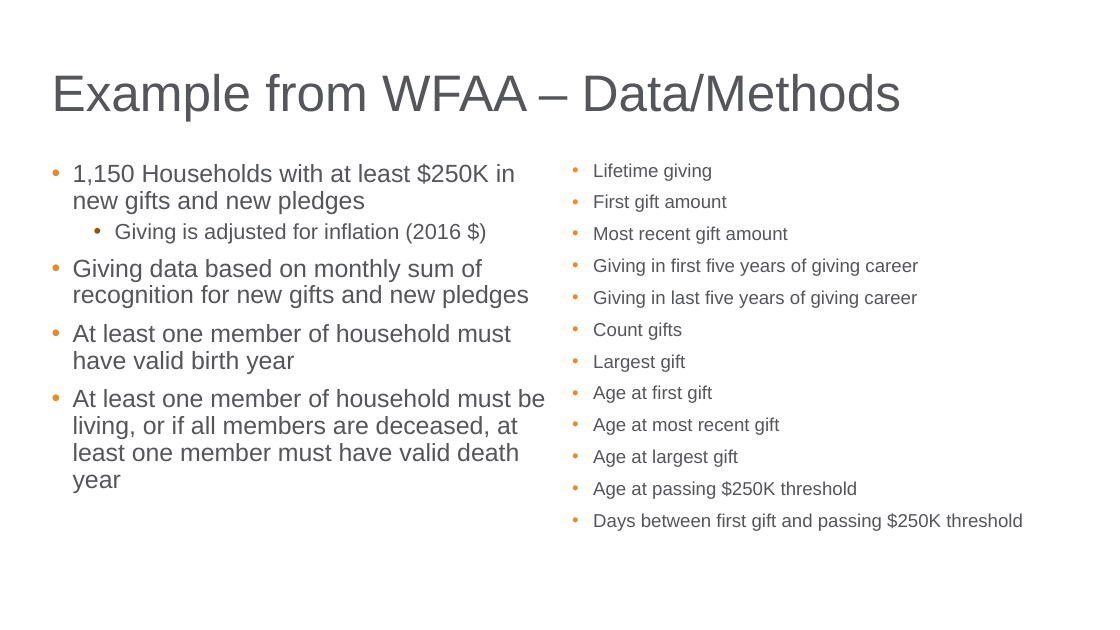
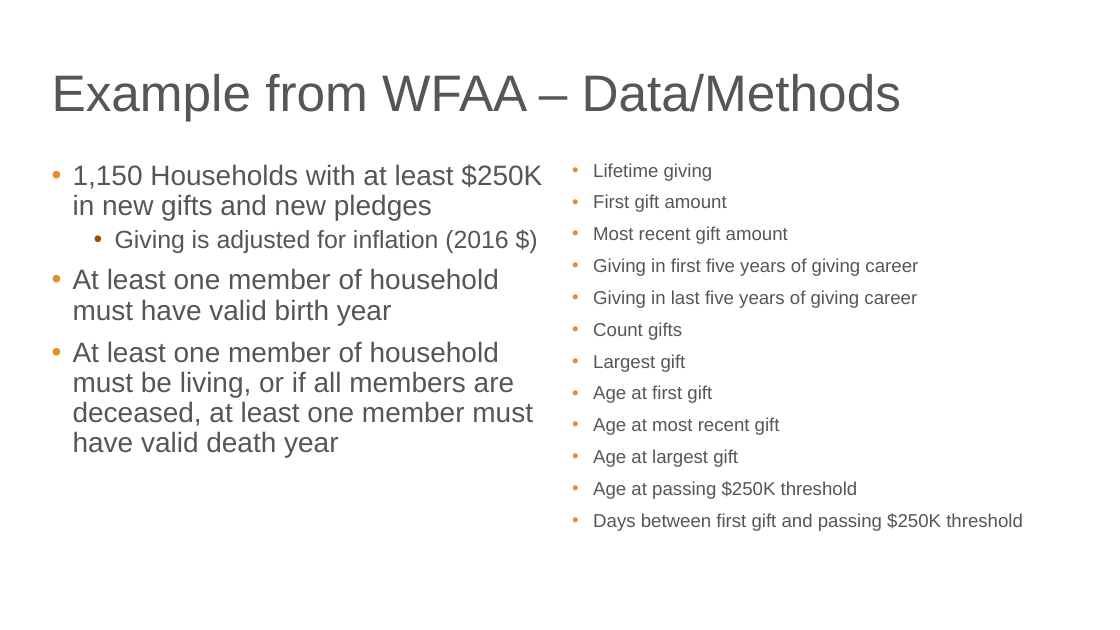
Before and after one commit to bgstieber/APRA-PD-DAS-2019, a slide deck: slide 20 of Generating Insights from Clustering Large Donors - BStieber APRA DAS19.pptx (slide 19 before the commit). Drawn at 1120x630 pixels with LibreOffice and Linux fonts; fonts in the diff are those of the drawing; background and template pictures are left out. Boxes give left, top, right and bottom in pixels: in the first picture for what was removed or moved away, otherwise in the second. Text is boxed around its words. In the diff, an @@ line names an element or a change of style, - is before the commit and + after.

```diff
--- a/Generating Insights from Clustering Large Donors - BStieber APRA DAS19.pptx
+++ b/Generating Insights from Clustering Large Donors - BStieber APRA DAS19.pptx
@@ text "1,150 Households with at least ..." at [73, 164, 542, 458]: size 16 to 18 pt in "1,150 Households with at least $250K in ...", "At least one member of household must ...", "At least one member of household must ..."; size 14 to 16 pt in "Giving is adjusted for inflation (2016 $)" @@
@@ text at [73, 259, 529, 308]: paragraph removed @@
-• Giving data based on monthly sum of recognition for new gifts and new pledges
```
Also in this commit, not shown: 8 other slides changed, 1 slide added, 1 other file.
